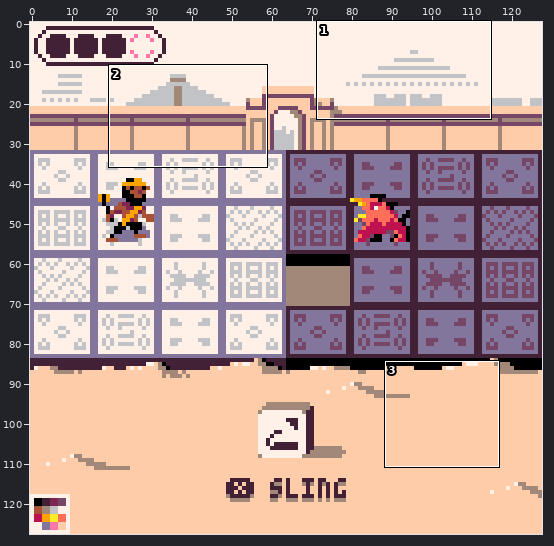
A pixel-art file gets an edit: newmock.aseprite. Above: a wide view before the commit, with the close-up outlined.
Close-up. Old version:
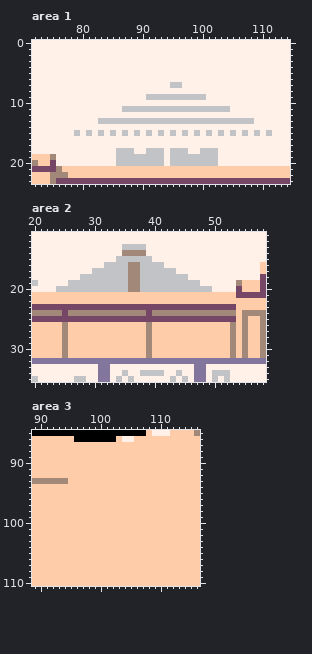
128x128 pixels, 1 frame. Shown: area 1: x 72..114, y 0..23; area 2: x 20..58, y 11..35; area 3: x 89..116, y 85..110. The commit also changed other parts of the picture, which this record leaves out.
The same view after the edit:
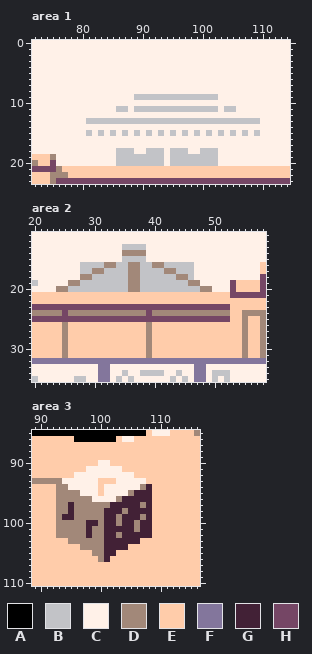
Palette (. is transparent): A #000000  B #c2c3c7  C #fff1e8  D #a28879  E #ffccaa  F #83769c  G #422136  H #754665
The edit:
layer "die" now shown
Area 1, layer "background":
Colour C becomes colour B in row 9 at x 89 to 90 and 101 to 102; in row 11 at x 86 and 105; in row 13 at x 81 to 82 and 109.
Colour B becomes colour C in row 7 at x 95 to 96; in row 11 at x 88 and 103; in row 15 at x 79 and 111.
Area 2, layer "background":
Colour C becomes colour B in row 16 at x 28 to 31 and 42 to 46; in row 17 at x 28 to 29 and 44 to 46; in row 18 at x 46.
Colour B becomes colour C in row 15 at x 34 and 39.
Colour B becomes colour D in row 16 at x 32 to 33 and 40 to 41; in row 17 at x 30 to 31 and 42 to 43; in row 18 at x 28 to 29 and 44 to 45; in row 19 at x 26 to 27 and 46 to 47; in row 20 at x 24 to 25 and 48 to 49.
Colour D becomes colour E in row 19 at x 54; in row 24 at x 53; in rows 26 to 31 at x 53.
Colour H becomes colour E in row 20 at x 54; in row 23 at x 53; in row 25 at x 53.
Colour C becomes colour H in rows 19 to 20 at x 53.
Colour E becomes colour H in row 21 at x 53.
Area 3, layer "die":
Colour D becomes colour C in row 93 at x 94.
Colour E becomes colour C in row 90 at x 100 to 101; in row 91 at x 98 to 103; in row 92 at x 96 to 105; in row 93 at x 95 to 99 and 103 to 107; in row 94 at x 95 to 99 and 101 to 106; in row 95 at x 97 to 99 and 101 to 104.
Colour E becomes colour C in row 96 at x 99 to 102.
Colour E becomes colour D in row 94 at x 93 to 94 and 107; in row 95 at x 93 to 96 and 105; in row 96 at x 93 to 98 and 103; in row 97 at x 93 to 94, 96 to 101 and 107; in row 98 at x 93 to 94, 96 to 100 and 104; in row 99 at x 93, 96 to 100, 103 and 107.
Colour E becomes colour D in row 100 at x 93 to 97, 100, 103 and 106; in row 101 at x 93 to 97, 99 to 100 and 106; in row 102 at x 93 to 97, 99 to 100 and 103; in row 103 at x 95 to 100; in row 104 at x 97 to 100; in row 105 at x 99 to 100.
Colour E becomes colour D in row 106 at x 100.
Colour E becomes colour G in row 94 at x 108; in row 95 at x 106 to 108; in row 96 at x 104 to 108; in row 97 at x 95, 102 to 106 and 108; in row 98 at x 95, 101 to 103 and 105 to 108; in row 99 at x 94 to 95, 101 to 102, 104 to 106 and 108.
Colour E becomes colour G in row 100 at x 98 to 99, 101 to 102, 104 to 105 and 107 to 108; in row 101 at x 98, 101 to 105 and 107 to 108; in row 102 at x 98, 101 to 102 and 104 to 108; in row 103 at x 101 to 106; in row 104 at x 101 to 104; in row 105 at x 101 to 102.
Colour E becomes colour G in row 106 at x 101.
